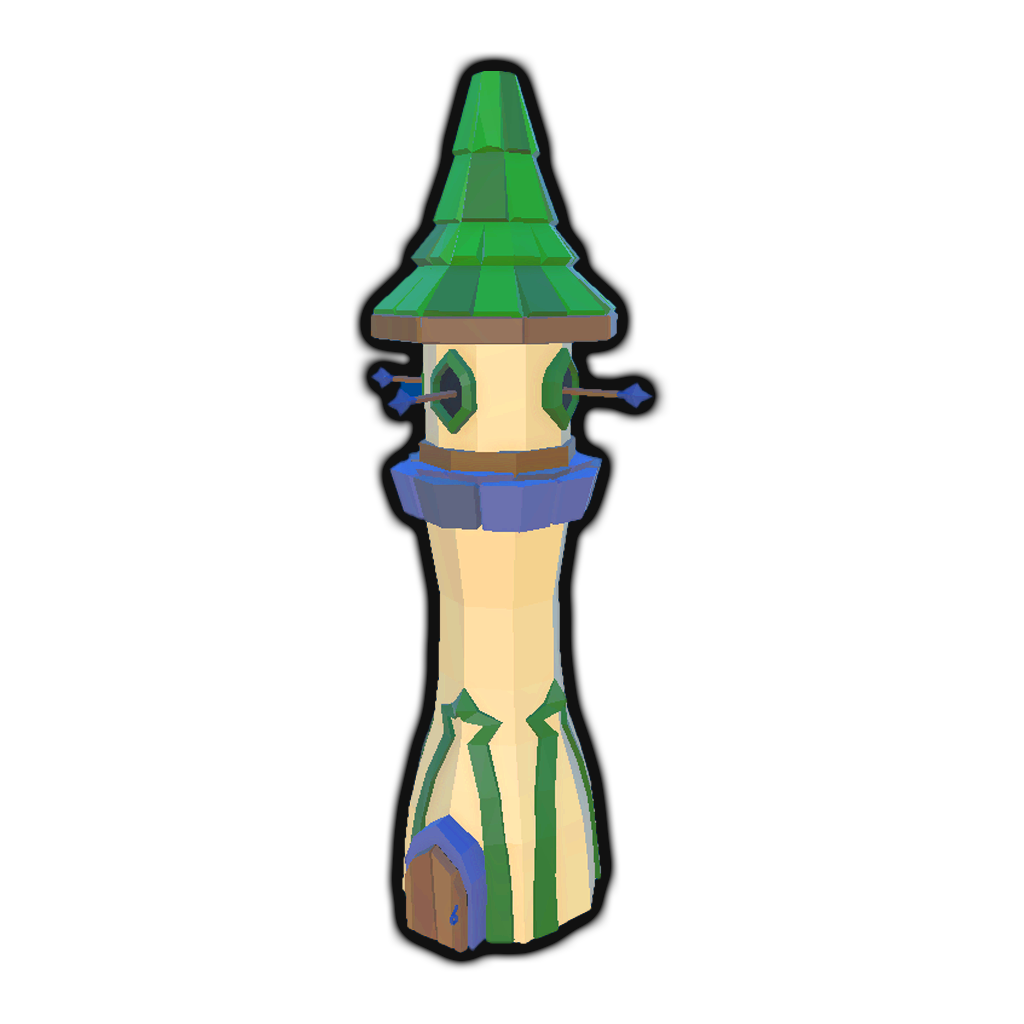
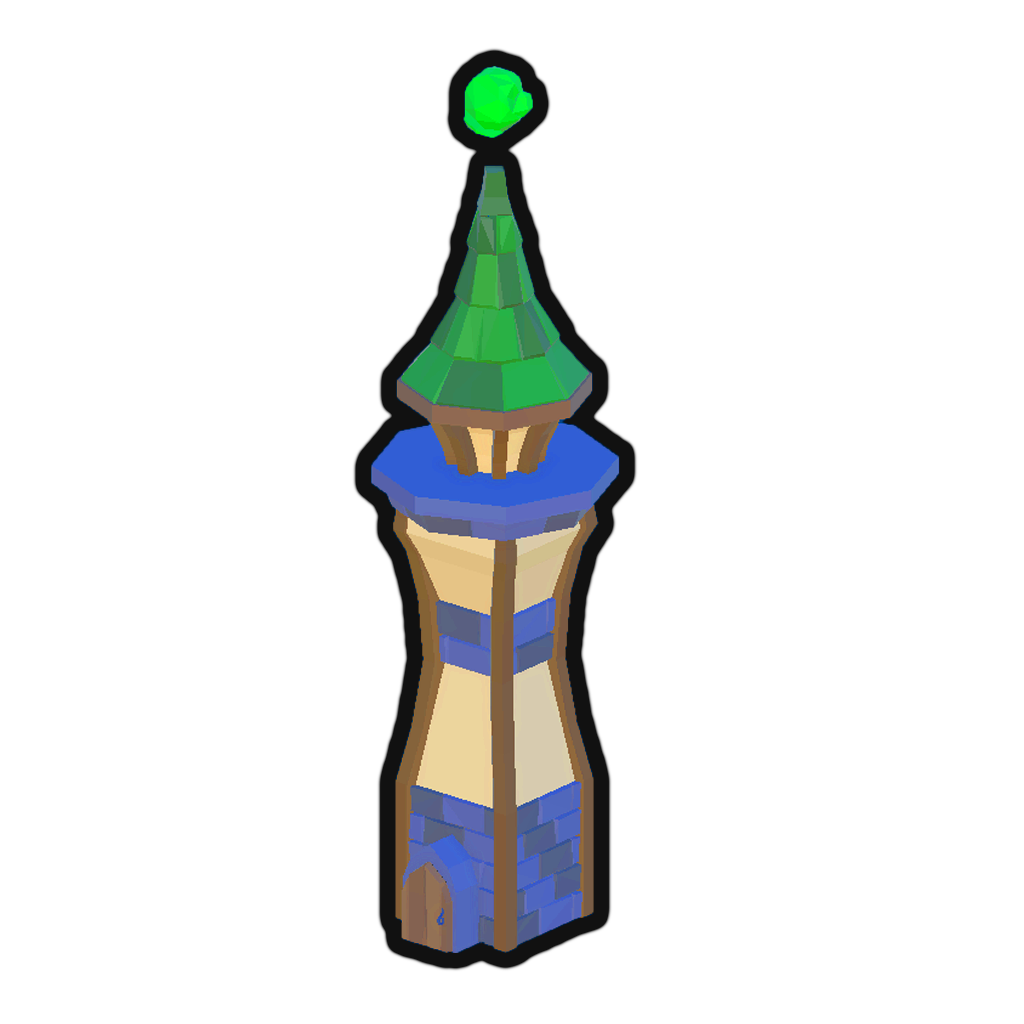
Two versions of the same layered image (1024 × 1024). Layer-by-layer changes:
hid "Layer 2" over [370, 71, 654, 953]
added layer "Layer 3" over [370, 65, 620, 953]
